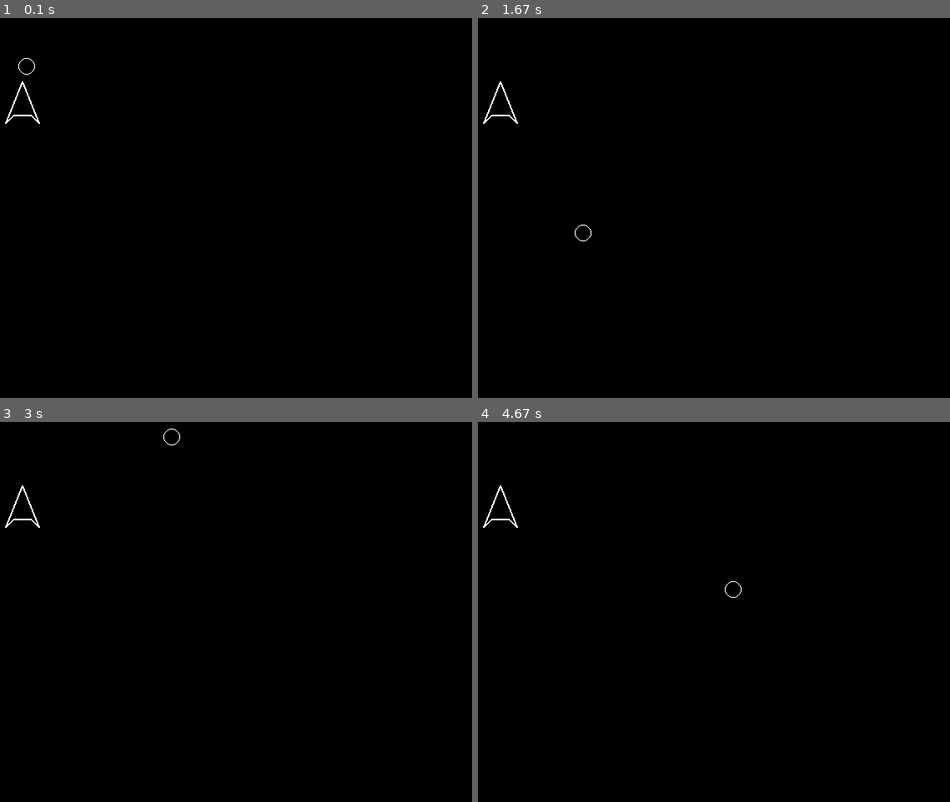
Above: before the commit, frames 1-4 (two rows, left to right).
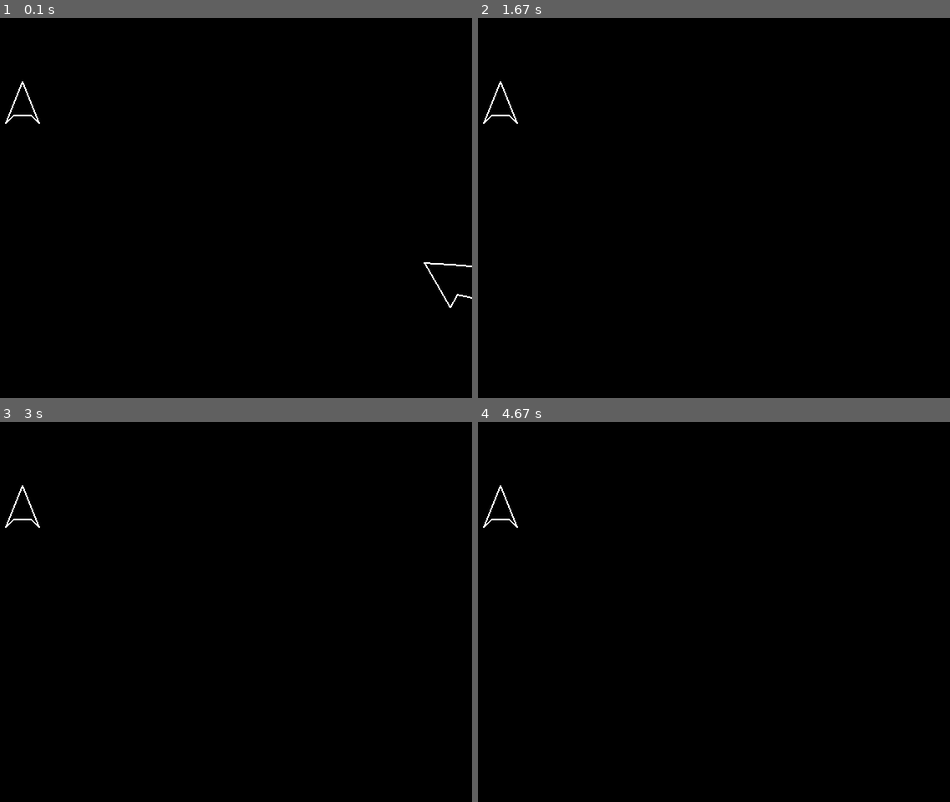
Above: after the commit, the same moments.

Repository: Azoam/TechTalks
Game: pygame game, started from AsteroidsHackerHour/Main.py
The game is run twice, just before and just after one commit, with the same random seed, the same clock (stepped at 60 frames per second) and the same inputs.
Inputs:
- Up to frame 1 (0.1 s): no input
- Up to frame 2 (1.67 s): no input
- Up to frame 3 (3 s): no input
- Up to frame 4 (4.67 s): no input

The runs differ from the first frame. In frame 1, 0.1% of the frame differs, in the area x 3-100%, y 10-77%; in frame 2, less than 0.1%; in frame 3, less than 0.1%; in frame 4, less than 0.1%.

Commit message:
updating screen wrapping to work with a convex

Diff:
--- a/AsteroidsHackerHour/GameObjects.py
+++ b/AsteroidsHackerHour/GameObjects.py
@@ -2,6 +2,7 @@
 from random import randint
 import abc
 import pygame
+import sys
 
 #user level imports
 from Constants import Colors, GameData
@@ -42,11 +43,11 @@
         for x, y  in zip(self.x_cords, self.y_cords):
             self.point_list.append((x,y))
 
-        g.lines(game_display, (255,255,255), True, self.point_list, 2)
+        g.lines(game_display, Colors.WHITE, True, self.point_list, 2)
 
     def update(self, e):
         for event in e.get():
-            if event.type == pygame.KEY_DOWN:
+            if event.type == pygame.KEYDOWN:
                 if event.key == pygame.LEFT:
                     pass
                 if event.key == pygame.RIGHT:
@@ -56,34 +57,69 @@
                 if event.key == pygame.DOWN:
                     pass
 
-
 class Asteroid(Entity):
 
     def __init__(self):
         Entity.__init__(self, 100, 100, 1, 1)
+
+        #sets the radius of the asteroid to be 10
         self.radius = 10
 
         #spawns with random direction
         self.x_vel = randint(-4,4)
         self.y_vel = randint(-4,4)
+        self.point_list = self._create_shape()
 
-    #TODO: Implement random shape later, temp using as circle
-    def _create_shape():
-        pass
+    def _create_shape(self):
+
+        RND_ORIGIN = (randint(10,630), randint(10,470))
+        asteroid_convex = []
+
+        #3 upperleft quadrant
+        for i in range(0,2):
+            coord = (RND_ORIGIN[0]+randint(-50,-1), RND_ORIGIN[1] + randint(-50,-1))
+            asteroid_convex.append(coord)
+
+        #3 upperright quadrant
+        for i in range(0,2):
+            coord = (RND_ORIGIN[0]+randint(1,50), RND_ORIGIN[1] + randint(-50,-1))
+            asteroid_convex.append(coord)
+
+        #3 botteleft quadrant
+        for i in range(0,2):
+            coord = (RND_ORIGIN[0]+randint(1,50), RND_ORIGIN[1] + randint(1,50))
+            asteroid_convex.append(coord)
+
+        #3 bottomright quadrant
+        for i in range(0,2):
+            coord = (RND_ORIGIN[0]+randint(-50,-1), RND_ORIGIN[1] + randint(1,50))
+            asteroid_convex.append(coord)
+
+        return asteroid_convex
 
     def draw(self, g, game_display):
         self.pos = (self.x, self.y)
-        g.circle(game_display, Colors.WHITE, self.pos, 10, 1)
+        g.lines(game_display, Colors.WHITE, True, self.point_list, 2)
 
     def update(self, e):
-        self.x += self.x_vel
-        self.y += self.y_vel
+        #updates the position of the asteroid
+        updated_pos = []
+        for coord in self.point_list:
+            updated_pos.append((coord[0] + self.x_vel, coord[1] + self.y_vel))
 
-        if self.x < 0:
-            self.x =  GameData.SCREEN_SIZE[0]
-        elif self.x > GameData.SCREEN_SIZE[0]:
-            self.x = self.radius
-        elif self.y < 0:
-            self.y = GameData.SCREEN_SIZE[1]
-        elif self.y > GameData.SCREEN_SIZE[1]:
-            self.y = self.radius
+        self.point_list = updated_pos
+
+        #wraps the asteroid around the screen
+        for coord in self.point_list:
+            if coord[0] > GameData.SCREEN_SIZE[0]:
+                pass
+                #update list to the left
+            elif coord[0] < 0:
+                pass
+                #update list to the right
+            elif coord[1] > GameData.SCREEN_SIZE[1]:
+                pass
+                #update list to the top
+            elif coord[1] < 0:
+                pass
+                #update list to the bottom
